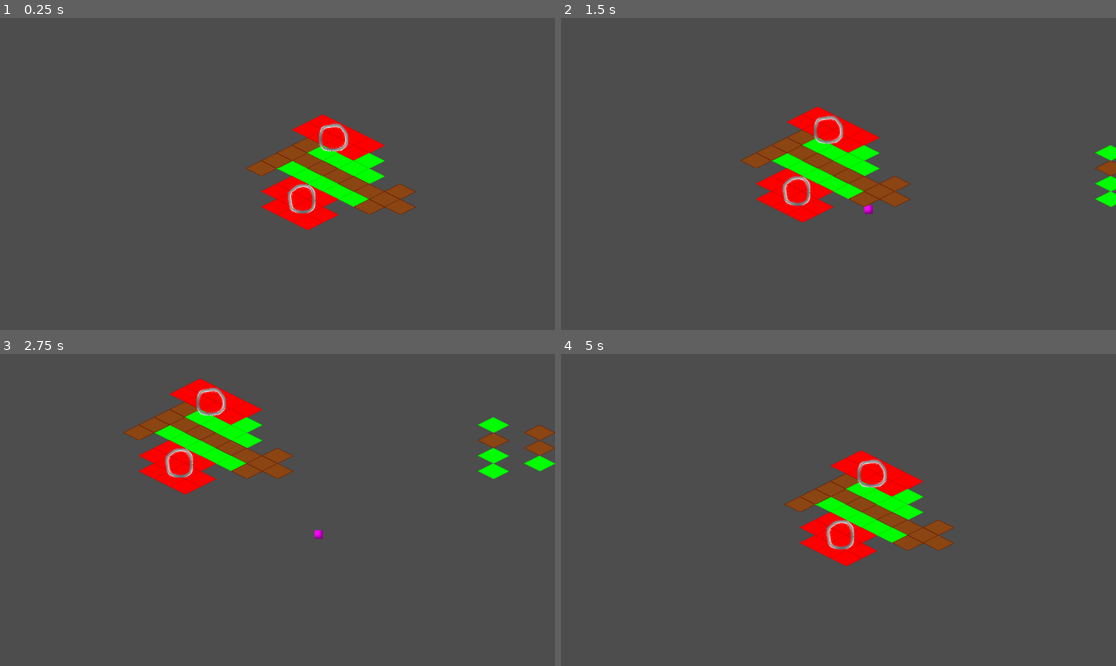
Above: before the commit, frames 1-4 (two rows, left to right).
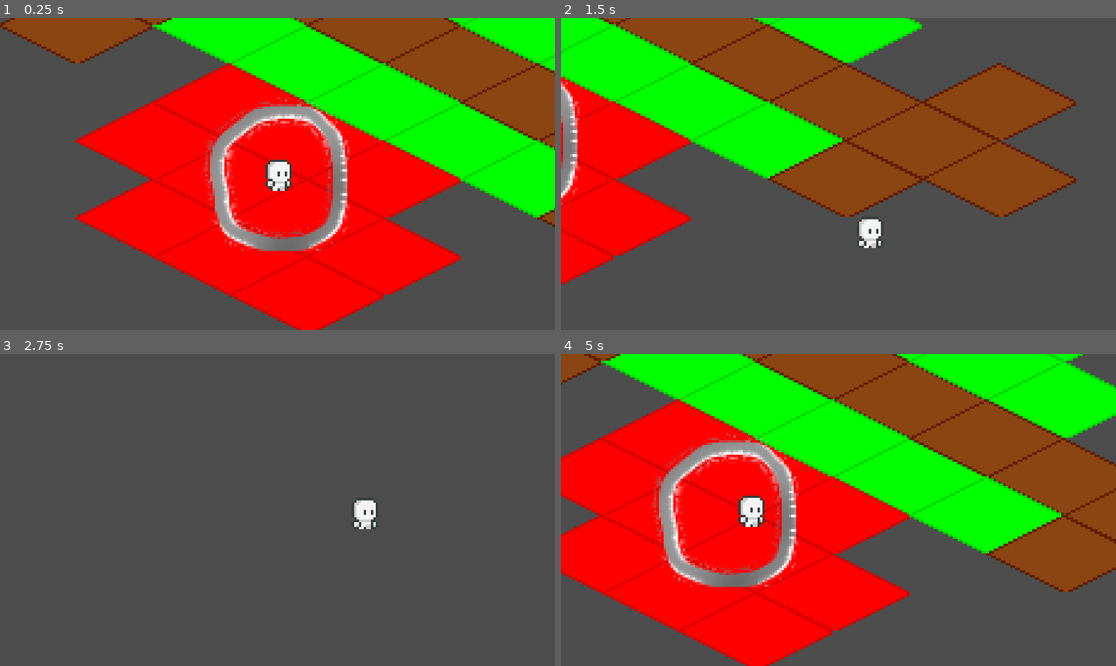
Above: after the commit, the same moments.

Repository: Utedass/PaDoor
Game: Godot game, scene res://main.tscn
Two runs of this game, one before a commit and one after it. Both use one fixed random seed, a clock stepped at 60 frames per second and the inputs below.
Inputs:
- Up to frame 1 (0.25 s): no input
- Up to frame 2 (1.5 s): tap Enter at 0.5 s; hold Right (ui_right) 0.53-1.28 s; hold Down (ui_down) from 1.28 s (still down)
- Up to frame 3 (2.75 s): release Down (ui_down) at 2.03 s; hold Right (ui_right) from 2.03 s (still down)
- Up to frame 4 (5 s): release Right (ui_right) at 2.78 s; hold Up (ui_up) 2.78-3.53 s; hold Left (ui_left) from 3.53 s (still down)

The runs differ from the first frame. In frame 1, 61% of the frame differs, in the area x 0-100%, y 0-100%; in frame 2, 47%; in frame 3, 7.3%; in frame 4, 73%.

Commit message:
Add player animation

Diff:
--- a/main.tscn
+++ b/main.tscn
@@ -1,28 +1,11 @@
-[gd_scene load_steps=5 format=3 uid="uid://dsakx1r0j8f8j"]
+[gd_scene load_steps=3 format=3 uid="uid://dsakx1r0j8f8j"]
 
 [ext_resource type="Script" uid="uid://bwh5jh1458dtj" path="res://scripts/map_manager.gd" id="1_0xm2m"]
-[ext_resource type="Script" uid="uid://dl1d05436jap3" path="res://scripts/player.gd" id="2_h2yge"]
-
-[sub_resource type="PlaceholderTexture2D" id="PlaceholderTexture2D_0xm2m"]
-
-[sub_resource type="CircleShape2D" id="CircleShape2D_h2yge"]
+[ext_resource type="PackedScene" uid="uid://bo8nqxchyhtvb" path="res://objects/player.tscn" id="2_0xm2m"]
 
 [node name="Main" type="Node2D"]
 
+[node name="Player" parent="." instance=ExtResource("2_0xm2m")]
+
 [node name="MapManager" type="Node" parent="."]
 script = ExtResource("1_0xm2m")
-
-[node name="Player" type="CharacterBody2D" parent="."]
-position = Vector2(50, 50)
-script = ExtResource("2_h2yge")
-
-[node name="Sprite2D" type="Sprite2D" parent="Player"]
-scale = Vector2(17.5, 17.5)
-texture = SubResource("PlaceholderTexture2D_0xm2m")
-
-[node name="CollisionShape2D" type="CollisionShape2D" parent="Player"]
-shape = SubResource("CircleShape2D_h2yge")
-
-[node name="Camera2D" type="Camera2D" parent="Player"]
-position = Vector2(-50, -50)
-position_smoothing_enabled = true
--- /dev/null
+++ b/objects/player.tscn
@@ -0,0 +1,126 @@
+[gd_scene load_steps=17 format=3 uid="uid://bo8nqxchyhtvb"]
+
+[ext_resource type="Script" uid="uid://dl1d05436jap3" path="res://scripts/player.gd" id="1_ykyjo"]
+[ext_resource type="Texture2D" uid="uid://b3b1oqcysyfy8" path="res://sprites/player/idle.png" id="2_uxov2"]
+
+[sub_resource type="CircleShape2D" id="CircleShape2D_h2yge"]
+
+[sub_resource type="AtlasTexture" id="AtlasTexture_1bvp3"]
+atlas = ExtResource("2_uxov2")
+region = Rect2(0, 0, 80, 80)
+
+[sub_resource type="AtlasTexture" id="AtlasTexture_lquwl"]
+atlas = ExtResource("2_uxov2")
+region = Rect2(80, 0, 80, 80)
+
+[sub_resource type="AtlasTexture" id="AtlasTexture_7mycd"]
+atlas = ExtResource("2_uxov2")
+region = Rect2(160, 0, 80, 80)
+
+[sub_resource type="AtlasTexture" id="AtlasTexture_272bh"]
+atlas = ExtResource("2_uxov2")
+region = Rect2(240, 0, 80, 80)
+
+[sub_resource type="AtlasTexture" id="AtlasTexture_5vw27"]
+atlas = ExtResource("2_uxov2")
+region = Rect2(0, 160, 80, 80)
+
+[sub_resource type="AtlasTexture" id="AtlasTexture_kek77"]
+atlas = ExtResource("2_uxov2")
+region = Rect2(80, 160, 80, 80)
+
+[sub_resource type="AtlasTexture" id="AtlasTexture_4c57u"]
+atlas = ExtResource("2_uxov2")
+region = Rect2(160, 160, 80, 80)
+
+[sub_resource type="AtlasTexture" id="AtlasTexture_efxa6"]
+atlas = ExtResource("2_uxov2")
+region = Rect2(240, 160, 80, 80)
+
+[sub_resource type="AtlasTexture" id="AtlasTexture_dg77c"]
+atlas = ExtResource("2_uxov2")
+region = Rect2(0, 80, 80, 80)
+
+[sub_resource type="AtlasTexture" id="AtlasTexture_ycdy4"]
+atlas = ExtResource("2_uxov2")
+region = Rect2(80, 80, 80, 80)
+
+[sub_resource type="AtlasTexture" id="AtlasTexture_w48qg"]
+atlas = ExtResource("2_uxov2")
+region = Rect2(160, 80, 80, 80)
+
+[sub_resource type="AtlasTexture" id="AtlasTexture_vivmo"]
+atlas = ExtResource("2_uxov2")
+region = Rect2(240, 80, 80, 80)
+
+[sub_resource type="SpriteFrames" id="SpriteFrames_2cqfq"]
+animations = [{
+"frames": [{
+"duration": 1.0,
+"texture": SubResource("AtlasTexture_1bvp3")
+}, {
+"duration": 1.0,
+"texture": SubResource("AtlasTexture_lquwl")
+}, {
+"duration": 1.0,
+"texture": SubResource("AtlasTexture_7mycd")
+}, {
+"duration": 1.0,
+"texture": SubResource("AtlasTexture_272bh")
+}],
+"loop": true,
+"name": &"idleEast",
+"speed": 10.0
+}, {
+"frames": [{
+"duration": 1.0,
+"texture": SubResource("AtlasTexture_5vw27")
+}, {
+"duration": 1.0,
+"texture": SubResource("AtlasTexture_kek77")
+}, {
+"duration": 1.0,
+"texture": SubResource("AtlasTexture_4c57u")
+}, {
+"duration": 1.0,
+"texture": SubResource("AtlasTexture_efxa6")
+}],
+"loop": true,
+"name": &"idleNorth",
+"speed": 5.0
+}, {
+"frames": [{
+"duration": 1.0,
+"texture": SubResource("AtlasTexture_dg77c")
+}, {
+"duration": 1.0,
+"texture": SubResource("AtlasTexture_ycdy4")
+}, {
+"duration": 1.0,
+"texture": SubResource("AtlasTexture_w48qg")
+}, {
+"duration": 1.0,
+"texture": SubResource("AtlasTexture_vivmo")
+}],
+"loop": true,
+"name": &"idleSouth",
+"speed": 5.0
+}]
+
+[node name="Player" type="CharacterBody2D"]
+z_index = 2
+y_sort_enabled = true
+script = ExtResource("1_ykyjo")
+
+[node name="CollisionShape2D" type="CollisionShape2D" parent="."]
+shape = SubResource("CircleShape2D_h2yge")
+
+[node name="Camera2D" type="Camera2D" parent="."]
+zoom = Vector2(5, 5)
+position_smoothing_enabled = true
+
+[node name="AnimatedSprite2D" type="AnimatedSprite2D" parent="."]
+sprite_frames = SubResource("SpriteFrames_2cqfq")
+animation = &"idleEast"
+autoplay = "idleEast"
+frame_progress = 0.366137
--- a/project.godot
+++ b/project.godot
@@ -16,5 +16,6 @@
 
 [rendering]
 
+textures/canvas_textures/default_texture_filter=0
 renderer/rendering_method="gl_compatibility"
 renderer/rendering_method.mobile="gl_compatibility"
Binary file added: sprites/player/idle.png
Not shown, added: sprites/player/idle.png.import
Binary file added: sprites/player/run.png
Not shown, added: sprites/player/run.png.import
Binary file added: sprites/player/walk.png
Not shown, added: sprites/player/walk.png.import
